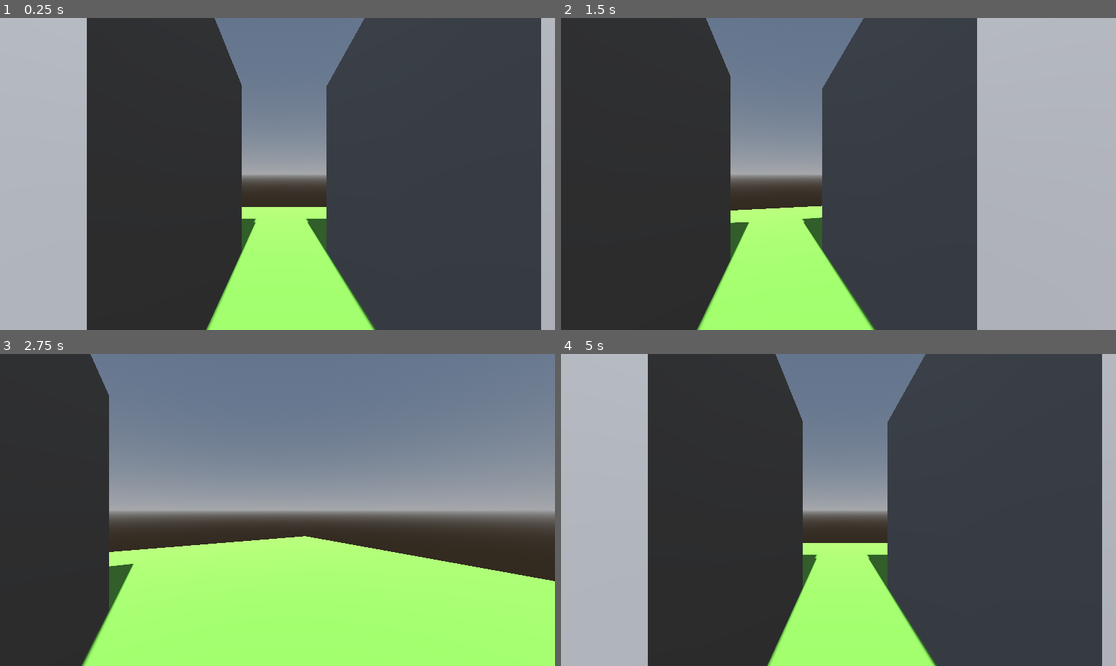
Above: before the commit, frames 1-4 (two rows, left to right).
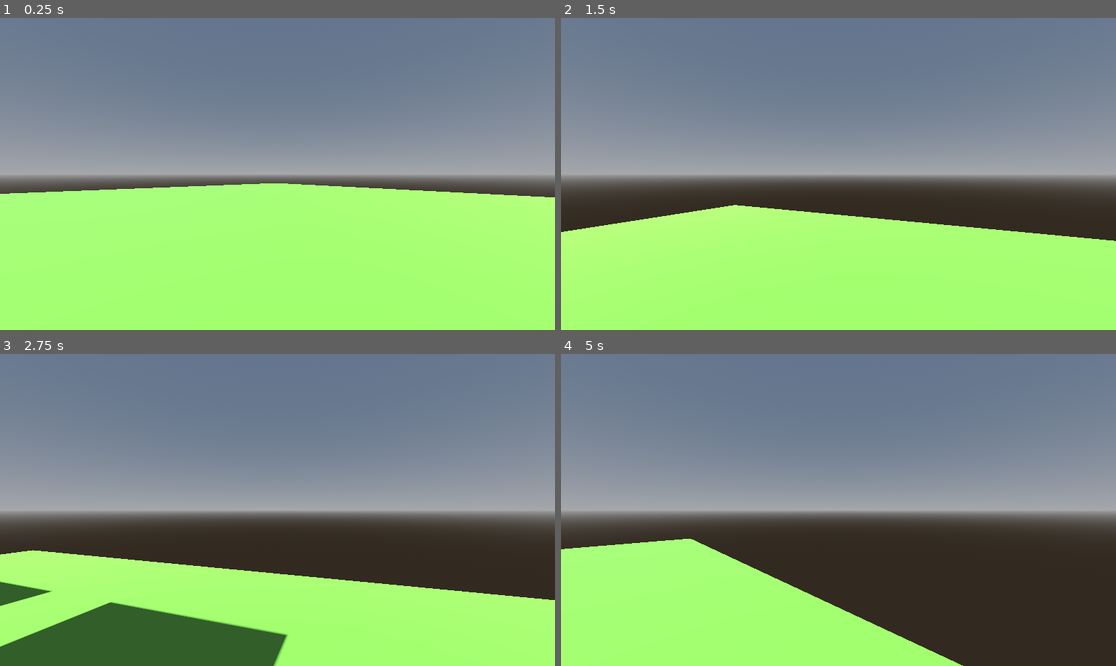
Above: after the commit, the same moments.

Repository: Xynthia/ShellShock
Game: Godot game, scene res://Scenes/testing_player_movement.tscn
The game is run twice, just before and just after one commit, with the same random seed, the same clock (stepped at 60 frames per second) and the same inputs.
Inputs (mouse positions are in pixels of both pictures, inside the frame that each line leads up to):
- Up to frame 1 (0.25 s): no input
- Up to frame 2 (1.5 s): move the mouse to (866, 174) at 0.52 s; hold D (TurnRight) 0.53-1.28 s; tap W (MoveFoward) at 0.6, 1.35 s; move the mouse to (810, 174) at 1.27 s; hold A (TurnLeft) from 1.28 s (still down)
- Up to frame 3 (2.75 s): move the mouse to (288, 503) at 2.02 s; release A (TurnLeft) at 2.03 s; hold D (TurnRight) from 2.03 s (still down); tap W (MoveFoward) at 2.1 s
- Up to frame 4 (5 s): move the mouse to (832, 516) at 2.77 s; tap W (MoveFoward) at 2.85, 3.6, 4.35 s; move the mouse to (877, 513) at 3.52 s; release D (TurnRight) at 3.53 s; hold A (TurnLeft) from 3.53 s (still down); move the mouse to (794, 506) at 4.27 s

The runs differ from the first frame. In frame 1, 82% of the frame differs, in the area x 0-100%, y 0-100%; in frame 2, 76%; in frame 3, 30%; in frame 4, 80%.

Commit message:
animated player movement
tried to add tweening to the move and turning but it doesny work yet

Diff:
--- a/Scenes/player.tscn
+++ b/Scenes/player.tscn
@@ -14,11 +14,13 @@
 [sub_resource type="SphereShape3D" id="SphereShape3D_cvnsp"]
 
 [node name="Player" type="CharacterBody3D"]
+rotation_order = 0
 floor_block_on_wall = false
 script = ExtResource("1_v0iea")
 
 [node name="CollisionShape3D" type="CollisionShape3D" parent="."]
 transform = Transform3D(1.7, 0, 0, 0, 1.7, 0, 0, 0, 1.7, 0, 0, 0)
+rotation_order = 0
 shape = SubResource("CapsuleShape3D_f60y1")
 debug_color = Color(0.8522863, 0.0008484489, 0.89589584, 0.41960785)
 
@@ -35,3 +37,5 @@
 
 [node name="TurnTimer" type="Timer" parent="."]
 one_shot = true
+
+[node name="LookAtBeforeTurn" type="Node3D" parent="."]
--- a/Scripts/Player/player.gd
+++ b/Scripts/Player/player.gd
@@ -7,8 +7,10 @@
 @export_range(1, 100, 1) var mouse_sensitivity: int = 50
 
 @onready var camera_pivot: Area3D = $CameraPivot
+@onready var look_at_before_turn: Node3D = $LookAtBeforeTurn
 
-var do_this_once : bool = true;
+
+var do_this_once_per_change : bool = true;
 var screen_relative : Vector2
 var lastFrame : float
 var lastMouseMove : float
@@ -23,6 +25,11 @@
 enum look_dir_3 {LEFT, MIDDLE, RIGHT}
 enum look_dir_2 {LEFT, RIGHT}
 
+var time_to_move : float = 0.5
+var time_to_turn : float = 0.5
+
+var do_this_once : bool = true
+
 func _init() -> void:
 	id = 1
 
@@ -32,15 +39,14 @@
 
 
 func _physics_process(delta: float) -> void:
-	if current_walk_point != null:
+	if do_this_once == true:
 		set_new_position(current_walk_point)
+		do_this_once = false
 
 	looking_at_walk_point = get_looking_at_walk_point()
 
 	if looking_at_walk_point && looking_at_walk_point != current_walk_point && Input.is_action_just_pressed("MoveFoward"):
 		set_new_position(looking_at_walk_point)
-		turn_to_walk_point_once_moved()
-
 
 
 	if Input.is_action_just_pressed("TurnLeft"):
@@ -61,13 +67,13 @@
 		camera_move_timer += delta
 		if camera_move_timer > camera_move_time:
 			camera_move_timer = 0
-			do_this_once = true
+			do_this_once_per_change = true
 
 	lastFrame += delta
 
-	if screen_relative != Vector2.ZERO && do_this_once:
+	if screen_relative != Vector2.ZERO && do_this_once_per_change:
 		camera_pivot.change_looking_direction_based_on_mouse_position(screen_relative)
-		do_this_once = false
+		do_this_once_per_change = false
 
 func _input(event: InputEvent) -> void:
 	# check which side mouse is the camera movement to that side
@@ -84,7 +90,9 @@
 	#if skipping a position check walkinpoints array
 	last_walk_point = current_walk_point
 	current_walk_point = new_position
-	position = new_position.position
+	var status = move_to(new_position.position)
+	if status == true:
+		turn_to_walk_point_once_moved()
 
 
 func get_looking_at_walk_point() -> VisibleOnScreenNotifier3D:
@@ -115,15 +123,15 @@
 		match current_look_dir:
 			look_dir_3.LEFT:
 				if direction == look_dir_3.RIGHT:
-					look_at(walk_points_next_to_current_walk_point[look_dir_3.MIDDLE].position, up_direction)
+					look_to(walk_points_next_to_current_walk_point[look_dir_3.MIDDLE].position)
 			look_dir_3.MIDDLE:
 				if direction == look_dir_3.LEFT:
-					look_at(walk_points_next_to_current_walk_point[look_dir_3.LEFT].position, up_direction)
+					look_to(walk_points_next_to_current_walk_point[look_dir_3.LEFT].position)
 				else:
-					look_at(walk_points_next_to_current_walk_point[look_dir_3.RIGHT].position, up_direction)
+					look_to(walk_points_next_to_current_walk_point[look_dir_3.RIGHT].position)
 			look_dir_3.RIGHT:
 				if direction == look_dir_3.LEFT:
-					look_at(walk_points_next_to_current_walk_point[look_dir_3.MIDDLE].position, up_direction)
+					look_to(walk_points_next_to_current_walk_point[look_dir_3.MIDDLE].position)
 	else:
 		var current_look_dir : look_dir_2
 
@@ -138,14 +146,38 @@
 		match current_look_dir:
 			look_dir_2.LEFT:
 				if direction == look_dir_2.RIGHT:
-						look_at(walk_points_next_to_current_walk_point[look_dir_2.RIGHT].position, up_direction)
+						look_to(walk_points_next_to_current_walk_point[look_dir_2.RIGHT].global_position)
 			look_dir_2.RIGHT:
 				if direction == look_dir_2.LEFT:
-						look_at(walk_points_next_to_current_walk_point[look_dir_2.LEFT].position, up_direction)
+						look_to(walk_points_next_to_current_walk_point[look_dir_2.LEFT].global_position)
 
 func turn_to_walk_point_once_moved() -> void:
 	var points_next_to_current_point : Array = GameManager.walking_points.check_points_next_to_current_point(current_walk_point)
 
 	for walk_point : VisibleOnScreenNotifier3D in points_next_to_current_point:
 		if walk_point != last_walk_point:
-			look_at(walk_point.position, up_direction)
+			look_to(walk_point.position)
+
+
+func move_to(new_position : Vector3) -> bool:
+	new_position.y = self.position.y
+	var tween = create_tween().set_trans(Tween.TRANS_LINEAR).set_ease(Tween.EASE_IN)
+
+	tween.tween_property(self, "position",  new_position, time_to_move)
+
+	return tween.is_running()
+
+
+func look_to(new_position : Vector3) -> void:
+	var direction = (new_position - global_position).normalized()
+
+	var angle = atan2(direction.x, direction.z) + PI
+
+	#rotation.y = angle
+	var new_rotation = rotation
+	new_rotation.y = angle
+
+
+	var tween = create_tween().set_trans(Tween.TRANS_LINEAR).set_ease(Tween.EASE_IN)
+
+	tween.tween_property(self, "rotation", new_rotation, time_to_turn)
